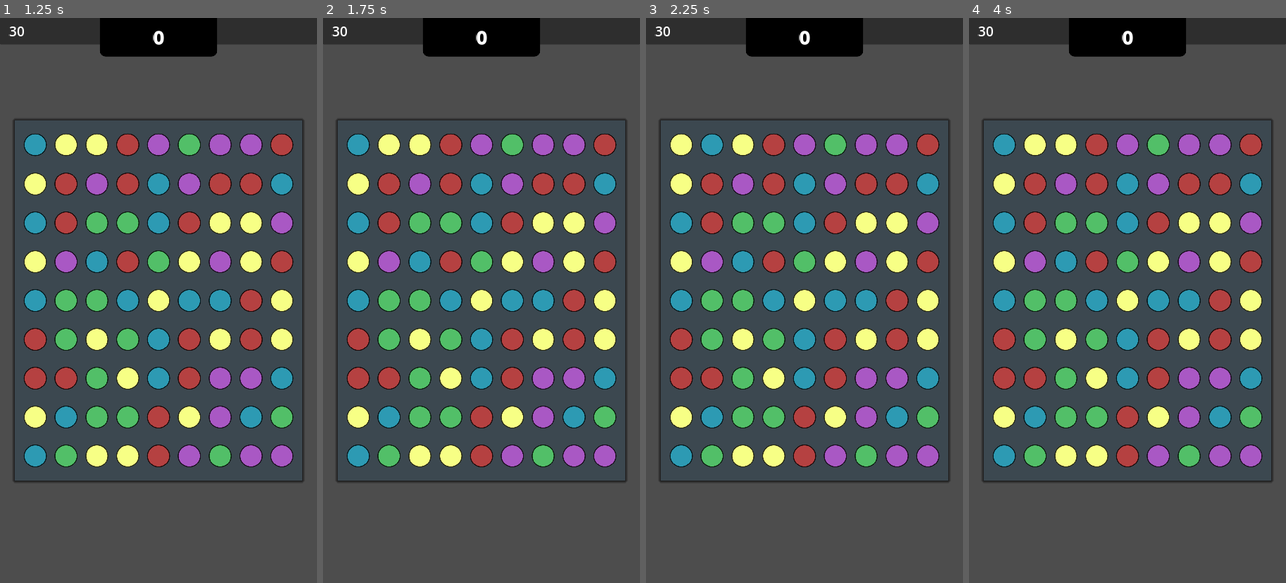
Above: before the commit, frames 1-4 (left to right).
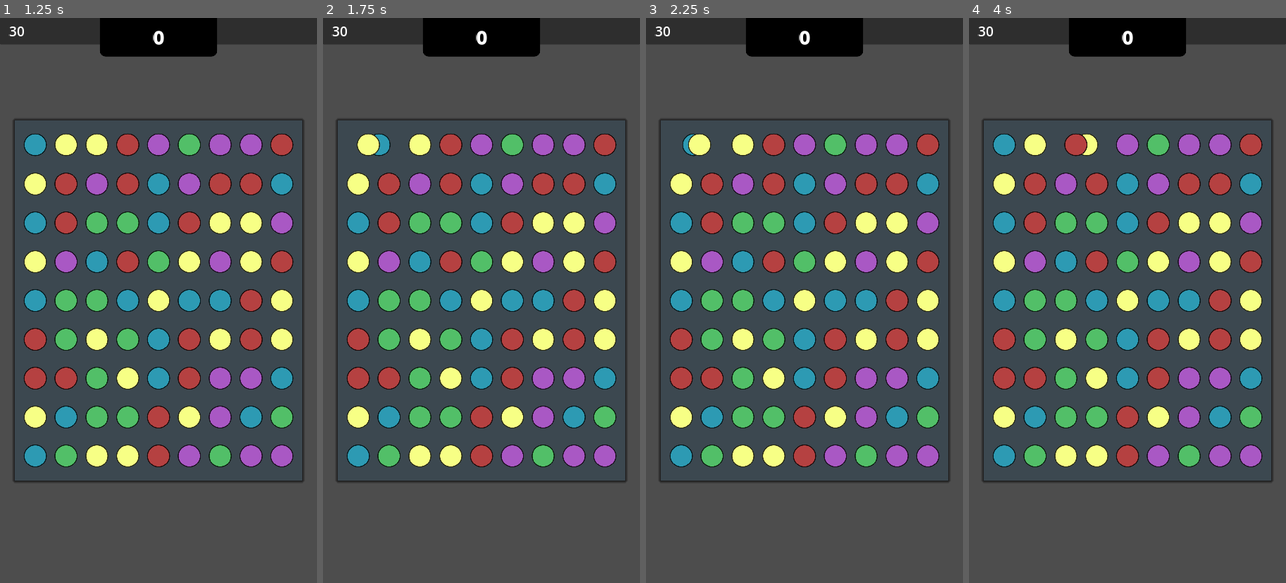
Above: after the commit, the same moments.

Repository: kuma-gee/holo-crush
Game: Godot game, scene res://src/start.tscn
Same seed, same stepped clock (60 frames per second), same inputs: the game is played once before the commit and once after it. The engine's default icon, where the game draws it, is replaced by a stand-in: a white triangle on a blue panel in a dark square.
Inputs (mouse positions are in pixels of both pictures, inside the frame that each line leads up to):
- Up to frame 1 (1.25 s): click "Play" at 0.5 s
- Up to frame 2 (1.75 s): tap Enter at 1.25 s; drag from (357, 142) to (513, 176) at 1.27 s
- Up to frame 3 (2.25 s): drag from (712, 142) to (788, 413) at 2.02 s
- Up to frame 4 (4 s): move the mouse to (1067, 142) at 2.77 s; hold Shift 2.78-3.5 s; click (1067, 142) at 3.05 s; tap Space at 3.5 s; drag from (1095, 142) to (1032, 215) at 3.52 s

Frame 1 is identical in both runs. In frame 2, 0.6% of the frame differs, in the area x 7-25%, y 20-25%; in frame 3, 0.6%; in frame 4, 0.6%, in the area x 26-44%, y 20-25%.

Commit message:
add touch + swipe sound

Diff:
--- a/godot/src/grid/SwipeControl.gd
+++ b/godot/src/grid/SwipeControl.gd
@@ -1,28 +1,36 @@
 class_name SwipeControl
 extends Control
 
-signal pressed
+signal press_click
+signal press_released
 signal swiped(dir)
 
 @export var swipe_threshold := 100
 
 var swipe_start
+var current_dir
 
 func _gui_input(event: InputEvent):
 	if event.is_action_pressed("click") and event is InputEventMouseButton:
-		pressed.emit()
-		swipe_start = event.global_position
-	if event.is_action_released("click") and event is InputEventMouseButton:
-		_calculate_swipe(event.global_position)
+		press_click.emit()
+		swipe_start = global_position + event.position
+	if event.is_action_released("click") and swipe_start != null and event is InputEventMouseButton:
+		press_released.emit()
 		swipe_start = null
 
-func _calculate_swipe(swipe_end):
-	if swipe_start == null:
-		return
-	var swipe: Vector2 = swipe_end - swipe_start
+func _calculate_swipe(swipe_end = get_viewport().get_mouse_position()):
+	if swipe_start != null:
+		var swipe: Vector2 = swipe_end - swipe_start
 
-	if swipe.length() > swipe_threshold:
-		var dir = Vector2i(swipe.normalized().round())
-		if dir.length() > 1:
-			dir.y = 0
-		swiped.emit(dir)
+		if swipe.length() > swipe_threshold:
+			var dir = Vector2i(swipe.normalized().round())
+			if dir.length() > 1:
+				dir.y = 0
+			return dir
+	return Vector2.ZERO
+
+func _process(delta):
+	current_dir = _calculate_swipe()
+	if current_dir.length() >= 1:
+		swiped.emit(current_dir)
+		swipe_start = null
--- a/godot/src/grid/slot.gd
+++ b/godot/src/grid/slot.gd
@@ -14,11 +14,19 @@
 var piece: Piece
 var pos: Vector2i
 
+var slight_moving = false
+
+@onready var click_sound := $ClickSound
+@onready var swipe_sound := $SwipeSound
+@onready var swipe_control := $SwipeControl
+
 const piece_size = Vector2(128, 128)
 
 func invalid_swap(dir: Vector2i):
 	if piece:
-		piece.slight_move(dir)
+		slight_moving = true
+		await piece.slight_move(dir)
+		slight_moving = false
 
 func swap(other_slot: Slot):
 	if piece == null:
@@ -114,6 +122,22 @@
 
 	replace_done.emit()
 
+func _can_move():
+	return piece != null and not slight_moving
+
 func _on_swipe_control_swiped(dir):
-	if piece:
+	if _can_move():
 		swiped.emit(dir)
+		swipe_sound.play()
+		piece.released()
+
+
+func _on_swipe_control_press_released():
+	if _can_move():
+		piece.released()
+
+
+func _on_swipe_control_press_click():
+	if _can_move():
+		piece.pressed()
+		click_sound.play()
--- a/godot/src/grid/slot.tscn
+++ b/godot/src/grid/slot.tscn
@@ -1,7 +1,9 @@
-[gd_scene load_steps=3 format=3 uid="uid://diptf1fbeqwco"]
+[gd_scene load_steps=5 format=3 uid="uid://diptf1fbeqwco"]
 
 [ext_resource type="Script" path="res://src/grid/slot.gd" id="1_ysysd"]
 [ext_resource type="Script" path="res://src/grid/SwipeControl.gd" id="2_arkt7"]
+[ext_resource type="AudioStream" uid="uid://bdvv60tqtat27" path="res://assets/sound/カーソル移動9.mp3" id="3_iqce0"]
+[ext_resource type="AudioStream" uid="uid://d1nk5wmji7rr0" path="res://assets/sound/カーソル移動3.mp3" id="4_bo2sh"]
 
 [node name="Slot" type="Control"]
 layout_mode = 3
@@ -31,4 +33,14 @@
 grow_vertical = 2
 script = ExtResource("2_arkt7")
 
+[node name="ClickSound" type="AudioStreamPlayer" parent="."]
+stream = ExtResource("3_iqce0")
+
+[node name="SwipeSound" type="AudioStreamPlayer" parent="."]
+stream = ExtResource("4_bo2sh")
+volume_db = -20.0
+pitch_scale = 0.7
+
+[connection signal="press_click" from="SwipeControl" to="." method="_on_swipe_control_press_click"]
+[connection signal="press_released" from="SwipeControl" to="." method="_on_swipe_control_press_released"]
 [connection signal="swiped" from="SwipeControl" to="." method="_on_swipe_control_swiped"]
--- a/godot/src/piece/piece.gd
+++ b/godot/src/piece/piece.gd
@@ -50,6 +50,12 @@
 		queue_free()
 	)
 
+func pressed():
+	modulate = Color.GRAY
+
+func released():
+	modulate = Color.WHITE
+
 func matched():
 	despawn(match_done)
 
@@ -58,6 +64,7 @@
 	var pos = global_position
 	tw.tween_property(self, "global_position", pos + dir * slight_move_distance, 0.25).set_trans(Tween.TRANS_BACK)
 	tw.tween_property(self, "global_position", pos, 0.25)
+	await tw.finished
 
 func change_to(s: Specials.Type):
 	special = s
Not shown, added: godot/assets/sound/カーソル移動3.mp3.import
Not shown, added: godot/assets/sound/カーソル移動9.mp3.import
Not shown, added: godot/assets/sound/ニュッ2.mp3.import
Not shown, added: godot/assets/sound/カーソル移動3.mp3
Not shown, added: godot/assets/sound/カーソル移動9.mp3
Not shown, added: godot/assets/sound/ニュッ2.mp3
